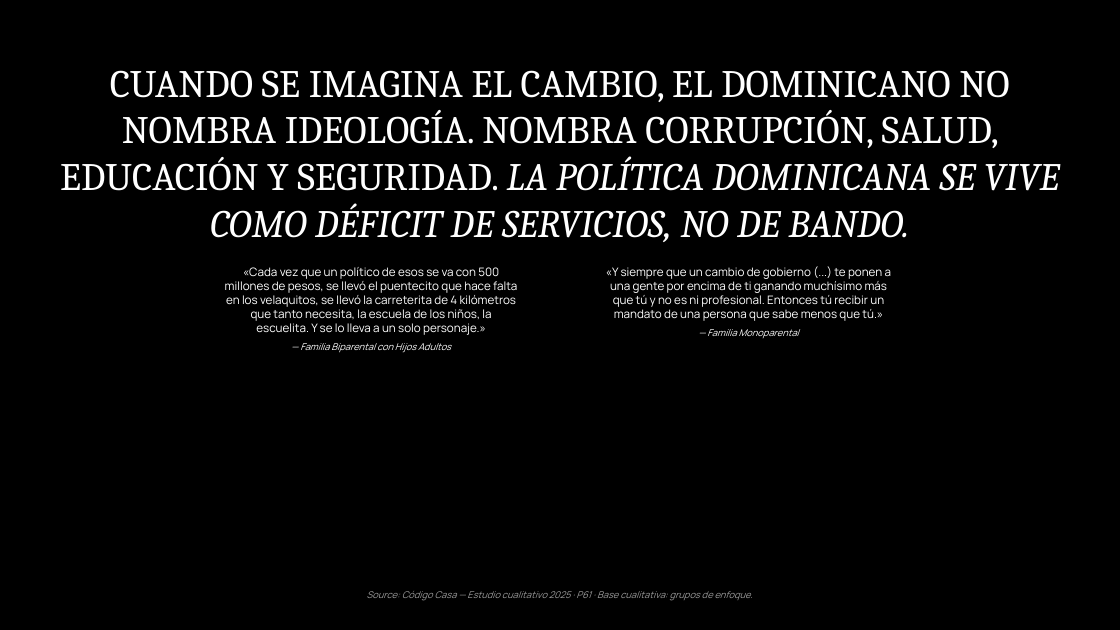
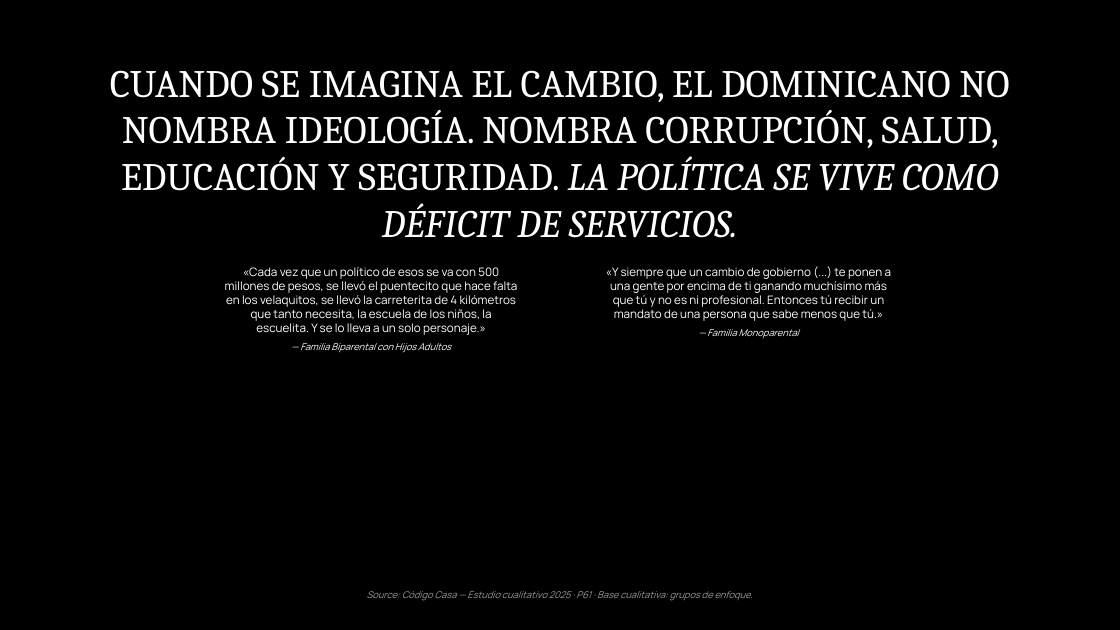
Before and after one commit to jeremyninja/c-digocasa-cerebro, a slide deck: slide 17 of Agentes Hallazgos/opiniones-politicas-deck-flat.pptx. Drawn at 1120x630 pixels with LibreOffice and Linux fonts; fonts in the diff are those of the drawing. Boxes give left, top, right and bottom in pixels: in the first picture for what was removed or moved away, otherwise in the second. Text is boxed around its words. In the diff, an @@ line names an element or a change of style, - is before the commit and + after.

Commit message:
Editor v6 anti-AI: auditoría 3 pilares + SOURCE en Mujer
Patrones eliminados:
- 'No es X, es Y' (~12 ocurrencias entre los 3 pilares)
- 'imaginario'/'chip'/'narrativa' como muletillas repetidas
- 'tener nombre de mujer', 'X no se enteró', 'la realidad cambió, X no'
- Sobre-explicación post-stat ('Esto demuestra que...', 'Lo que está en juego es...')

3 pilares actualizados:
- mujer-v2: headlines + stats limpios, SOURCE al pie de cada slide (CC o FW, sin mencionar Banreservas)
- sistema-creencias: H10 entre otros, formula 'no es X es Y' eliminada
- opiniones-politicas: 9 headlines reescritos

aprendizajes-editor-cc.md actualizado con sección 7.bis (refuerzo crítico) y 7.ter (lista negra expandida)

```diff
--- a/Agentes Hallazgos/opiniones-politicas-deck-flat.pptx
+++ b/Agentes Hallazgos/opiniones-politicas-deck-flat.pptx
@@ text at box(110, 70, 1009, 238): text changed @@
-CUANDO SE IMAGINA EL CAMBIO, EL DOMINICANO NO NOMBRA IDEOLOGÍA. NOMBRA CORRUPCIÓN, SALUD, EDUCACIÓN Y SEGURIDAD. LA POLÍTICA DOMINICANA SE VIVE COMO DÉFICIT DE SERVICIOS, NO DE BANDO.
+CUANDO SE IMAGINA EL CAMBIO, EL DOMINICANO NO NOMBRA IDEOLOGÍA. NOMBRA CORRUPCIÓN, SALUD, EDUCACIÓN Y SEGURIDAD. LA POLÍTICA SE VIVE COMO DÉFICIT DE SERVICIOS.
```
Also in this commit, not shown: 8 other slides changed, 17 other files.
